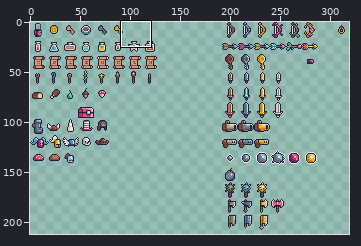
Two states of a pixel-art file, android/assets/ase/item.ase. The first picture is a wide view before the edit; the outline marks the close-up.
Close-up. As it was:
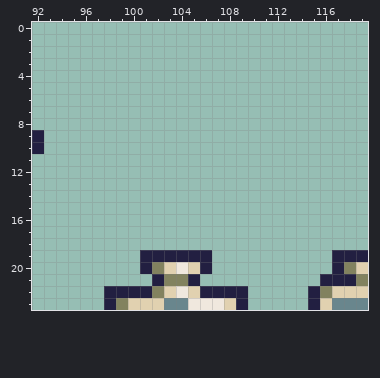
512x512 pixels, 1 frame. Shown: x 92..119, y 0..23. The wide view leaves out empty margins.
Now the later version:
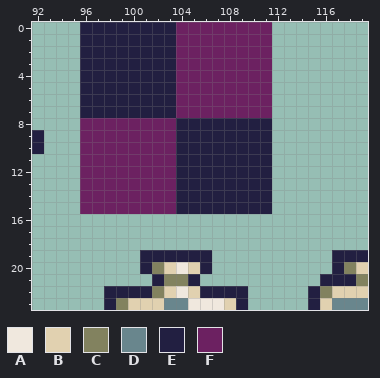
Palette (. is transparent): A #f0e8de  B #e1d1b0  C #82825f  D #69868d  E #221f41  F #6c2161
The exact change:
layer "@treasure/missing" added
Layer "@treasure/missing":
y 0..7: x 96..111 ................ -> EEEEEEEEFFFFFFFF
y 8..15: x 96..111 ................ -> FFFFFFFFEEEEEEEE
